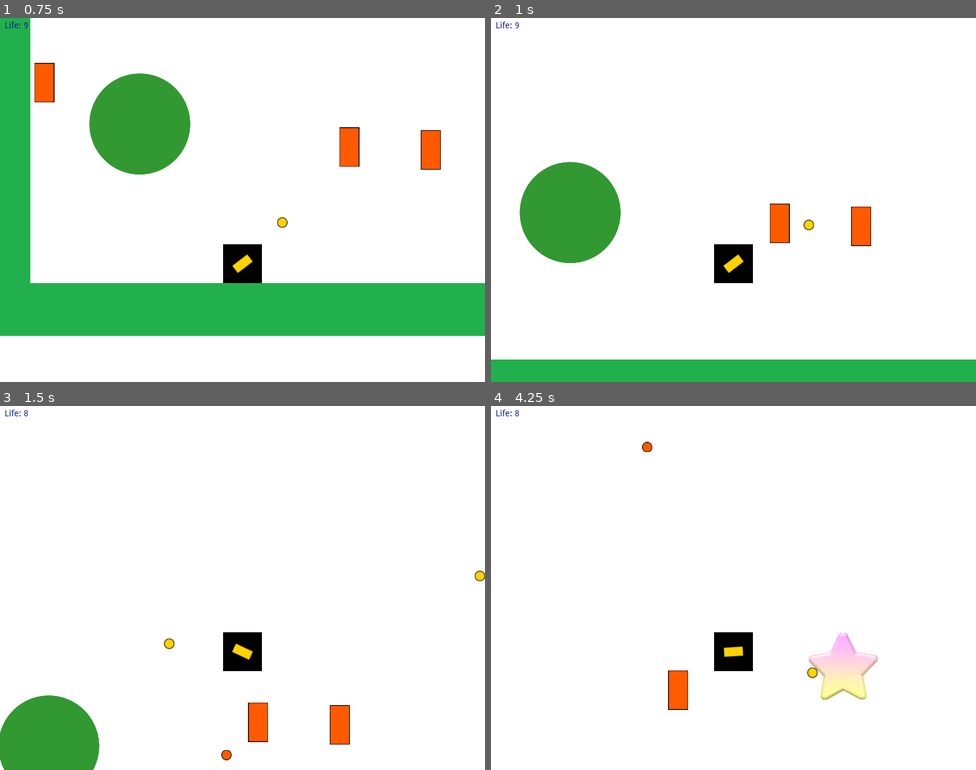
Above: before the commit, frames 1-4 (two rows, left to right).
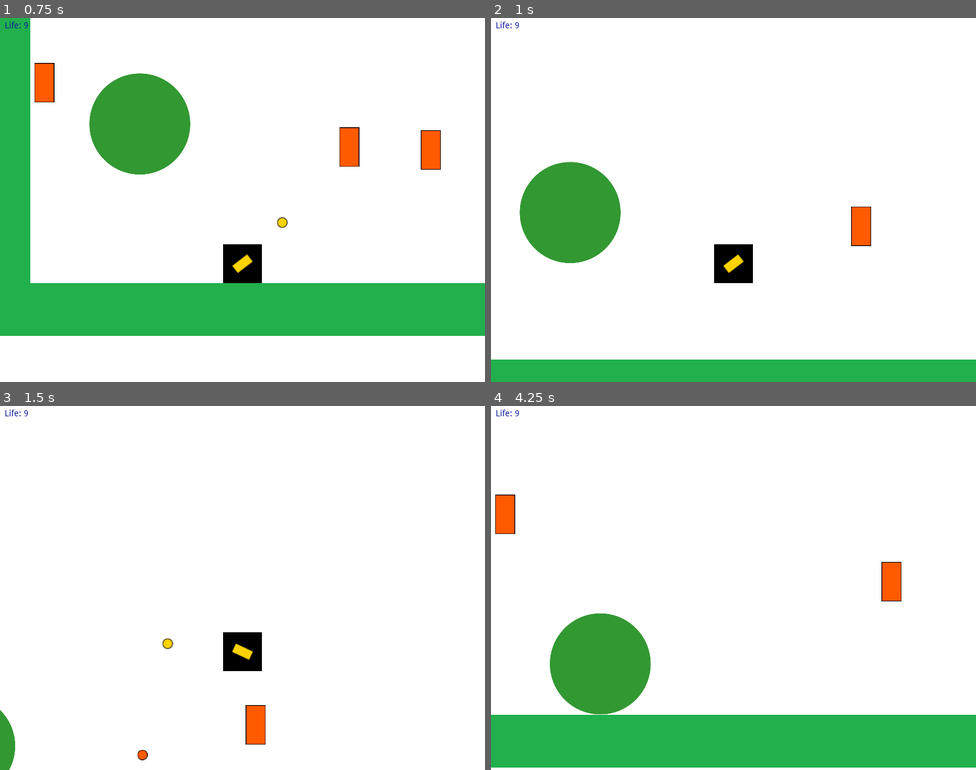
Above: after the commit, the same moments.

Repository: pasqualegabriel/VideoJuegos
Game: Godot game, scene res://Main.tscn
Two runs of this game, one before a commit and one after it. Both use one fixed random seed, a clock stepped at 60 frames per second and the inputs below.
Inputs (mouse positions are in pixels of both pictures, inside the frame that each line leads up to):
- Up to frame 1 (0.75 s): move the mouse to (349, 181) at 0.52 s; hold D (move_right) from 0.53 s (still down); click (349, 181) at 0.6 s
- Up to frame 2 (1 s): keep holding D (move_right); tap Up (jump) at 0.77 s
- Up to frame 3 (1.5 s): keep holding D (move_right); move the mouse to (145, 606) at 1.27 s; click (145, 606) at 1.35 s
- Up to frame 4 (4.25 s): tap Up (jump) at 1.52, 3.02, 3.77 s; move the mouse to (782, 507) at 2.02 s; release D (move_right) at 2.03 s; hold A (move_left) 2.03-2.78 s; click (782, 507) at 2.1 s; move the mouse to (709, 660) at 2.77 s; hold D (move_right) from 2.78 s (still down); click (709, 660) at 2.85 s; move the mouse to (879, 642) at 3.52 s; click (879, 642) at 3.6 s

Frame 1 is identical in both runs. In frame 2, 0.5% of the frame differs, in the area x 57-67%, y 51-62%; in frame 3, 4.2%; in frame 4, 23%, in the area x 0-100%, y 1-100%.

Commit message:
clase 4 bye turret

Diff:
--- a/Clase 4/Main.gd
+++ b/Clase 4/Main.gd
@@ -53,3 +53,9 @@
 
 func go_back():
 	player.set_start_position($StartPosition.position)
+
+func player_hit():
+	$Win.play()
+
+func turret_hit():
+	$Lost.play()
--- a/Clase 4/entities/Projectile.gd
+++ b/Clase 4/entities/Projectile.gd
@@ -4,10 +4,12 @@
 
 export (float) var VELOCITY:float = 800.0
 
+var container
 var direction:Vector2
 var is_player_projectile = false
 
 func initialize(container, spawn_position:Vector2, direction:Vector2, is_player_projectile):
+	self.container = container
 	container.add_child(self)
 	self.direction = direction
 	self.is_player_projectile = is_player_projectile
@@ -29,3 +31,13 @@
 func _on_Projectile_body_entered(body):
 	if body.has_method("notify_hit") and !is_player_projectile:
 		body.notify_hit()
+	if body.is_in_group("player") and !is_player_projectile:
+		container.turret_hit()
+		_remove()
+	if body.is_in_group("turret") and is_player_projectile:
+		container.player_hit()
+		if body.has_method("hit"):
+			body.hit()
+		_remove()
+	if body.is_in_group("ball"):
+		_remove()
--- a/Clase 4/entities/collectibles/Star.tscn
+++ b/Clase 4/entities/collectibles/Star.tscn
@@ -182,7 +182,7 @@
 [node name="Star" type="AnimatedSprite"]
 scale = Vector2( 0.25, 0.25 )
 frames = SubResource( 42 )
-frame = 31
+frame = 6
 playing = true
 script = ExtResource( 2 )
 
--- a/Clase 4/entities/enemies/Turret.gd
+++ b/Clase 4/entities/enemies/Turret.gd
@@ -7,6 +7,9 @@
 
 var player
 var projectile_container
+
+func _ready():
+	add_to_group("turret")
 
 func initialize(turret_pos, player, projectile_container):
 	global_position = turret_pos
@@ -25,3 +28,7 @@
 func _on_Area2D_body_exited(body):
 	if body.has_method("notify_hit"):
 		fire_timer.stop()
+
+func hit():
+	projectile_container.remove_child(self)
+	queue_free()
--- /dev/null
+++ b/Clase 4/entities/enviroment/Ball.gd
@@ -0,0 +1,4 @@
+extends RigidBody2D
+
+func _ready():
+	add_to_group("ball")
--- a/Clase 4/entities/enviroment/Ball.tscn
+++ b/Clase 4/entities/enviroment/Ball.tscn
@@ -1,24 +1,31 @@
-[gd_scene load_steps=3 format=2]
+[gd_scene load_steps=5 format=2]
 
 [ext_resource path="res://assets/textures/green_circle.png" type="Texture" id=1]
+[ext_resource path="res://entities/enviroment/Ball.gd" type="Script" id=2]
 
 [sub_resource type="CircleShape2D" id=1]
 radius = 83.7197
 
+[sub_resource type="CircleShape2D" id=2]
+radius = 82.5769
+
 [node name="Ball" type="RigidBody2D"]
 position = Vector2( -1.33484, 0 )
+script = ExtResource( 2 )
+__meta__ = {
+"_edit_group_": true
+}
 
 [node name="Sprite" type="Sprite" parent="."]
 position = Vector2( 0.812714, 0.404968 )
 scale = Vector2( 0.332657, 0.333153 )
 texture = ExtResource( 1 )
-__meta__ = {
-"_edit_group_": true
-}
 
 [node name="CollisionShape2D" type="CollisionShape2D" parent="."]
 position = Vector2( 0.703766, 0.837646 )
 shape = SubResource( 1 )
-__meta__ = {
-"_edit_group_": true
-}
+
+[node name="Area2D" type="Area2D" parent="."]
+
+[node name="CollisionShape2D" type="CollisionShape2D" parent="Area2D"]
+shape = SubResource( 2 )
Not shown: 3 places in Clase 4/entities/enemies/Turret.tscn that only renumber resources
